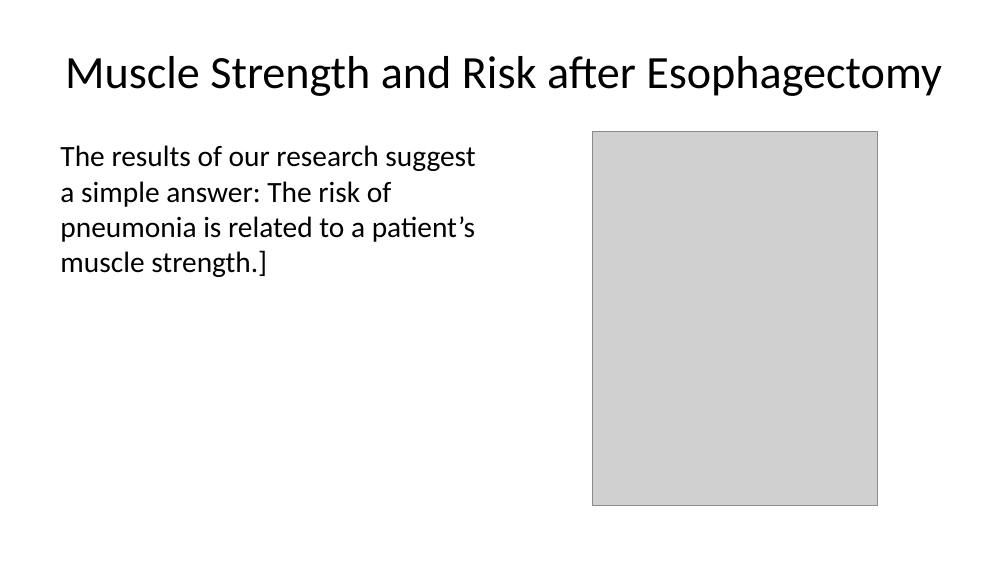
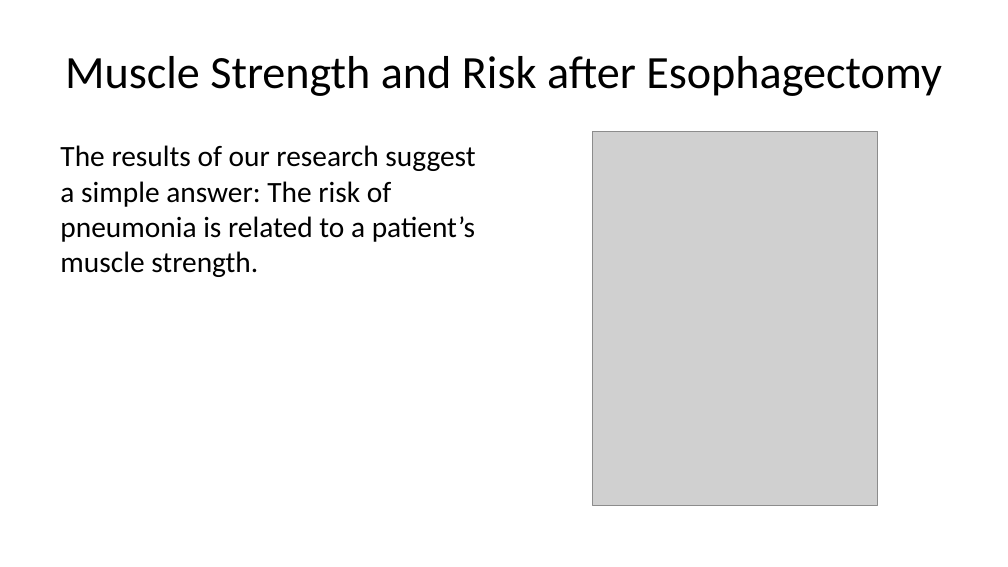
Before and after one commit to jcsalo/patient_education, a slide deck: slide 30 of lci_surgery.pptx (slide 29 before the commit). Drawn at 1008x567 pixels with LibreOffice and Linux fonts; fonts in the diff are those of the drawing; grey boxes stand for pictures. Boxes give left, top, right and bottom in pixels: in the first picture for what was removed or moved away, otherwise in the second. Text is boxed around its words. In the diff, an @@ line names an element or a change of style, - is before the commit and + after.

```diff
--- a/lci_surgery.pptx
+++ b/lci_surgery.pptx
@@ text at [60, 145, 475, 277]: text changed @@
-The results of our research suggest a simple answer: The risk of pneumonia is related to a patient’s muscle strength.]
+The results of our research suggest a simple answer: The risk of pneumonia is related to a patient’s muscle strength.
```
Also in this commit, not shown: 3 other slides changed, 1 slide added, 29 other files.
